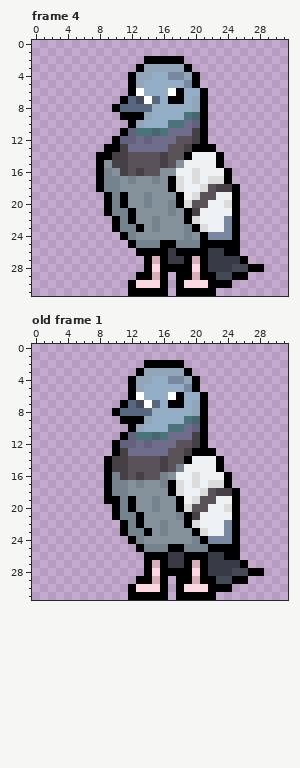
Pixel-art file: Sprite_Stuff/Aseprite Files/Pidgeon.aseprite. This is how it looked before the edit.
32x32 pixels, 11 frames. Colours within 5 levels of each other are drawn and written as one. Shown: frame 4, old frame 1. The commit also changed other frames, which this record leaves out.
Once edited:
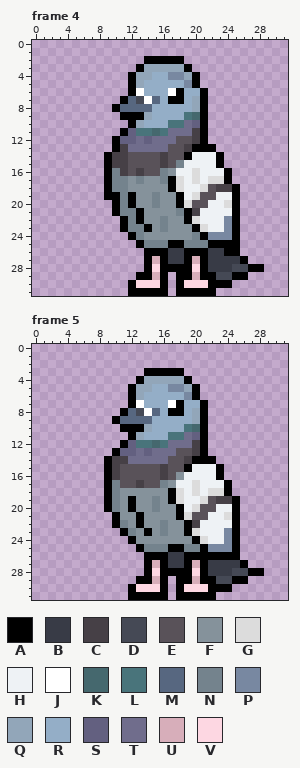
Palette (. is transparent): A #000000  B #383b46  C #464046  D #454955  E #595259  F #85929b  G #dcdcdc  H #eef2f5  J #ffffff  K #45686e  L #49747b  M #576780  N #74838d  P #7888a1  Q #92a6b9  R #94aec7  S #636080  T #706d8c  U #d7aeba  V #fdd7e2
A new or re-ordered frame is compared with the old frame closest to it.
Author's note on the commit: Pidgeon added! Along with some sprite framework updates
Changes in this commit:
frames 11 -> 49
--- frame 4, layer "Split Parts/Body"
@@ x 6..23 @@
 12 ....ASSTSTTTEECA..
-13 ...AACTTTTTEECAAA.
-14 ..AACCEEEECEEAHHHA
-15 ..AFCCEEEECEFHHHHA
-16 ..ANFCECEEFFHHGHHH
-17 ..ANNFNFFNFAGHGHGG
-18 ..ANNFFFFFFAGHHGEC
-19 ...ANAFFNFFFAHGEEH
-20 ...ANAFFNFFNAGEEHH
-21 ...ANNAFFFFNFACHHH
-22 ....ANAFFNFFFAGHHH
-23 ....ANNAFNFFFNAGHH
-24 .....ANFFFFFFNFAPP
-25 ......ANNNAANNNAAA
-26 .......AAAABAAAABB
+13 ....ACTTTTTEECAAA.
+14 ...ACCEEEECEEAHHHA
+15 ...ACCEEEECENHHHHA
+16 ...ANCECEENFHHGHHH
+17 ...ANNFNFFNAGHGHGG
+18 ...ANNFFFFFAGHHGEC
+19 ...AANAFFNFFAHGEEH
+20 ....ANAFFNFFAGEEHH
+21 ....ANNAFFFFNACHHH
+22 .....ANAFFNFFAGHHH
+23 .....ANNAFNFFFAGHH
+24 ......ANFFFFFFNAPP
+25 .......ANNNAANNNAA
+26 ........AAABBAAABB
 27 ........AUABBAUABB
--- frame 5 is new; against old frame 1, layers "Split Parts/Lwing", "Split Parts/Head", "Split Parts/Body"
@@ x 7..27 @@
  1 .....................
- 2 .......AAAAA.........
- 3 ......AQQQQQA........
- 4 .....AQQRRPPQA.......
- 5 .....AQRRRRRPA.......
- 6 .....AJRRRJARRA......
- 7 ....AMDJMRAARQA......
- 8 ...AMMMMRRRRRQA......
- 9 ....AAAQRRRRLKA......
-10 .....AQRRRLLTSA......
-11 ....ASLLKLTTTCA......
-12 ...ASSTSTTTEECA......
-13 ...ACTTTTTEECAAA.....
-14 ..ACCEEEECEEAHHHA....
-15 ..ACCEEEECENHHHHA....
-16 ..ANCECEENFHHGHHHA...
-17 ..ANNFNFFNAGHGHGGA...
-18 ..ANNFFFFFAGHHGECCA..
-19 ..AANAFFNFFAHGEEHHA..
-20 ...ANAFFNFFAGEEHHGA..
-21 ...ANNAFFFFNACHHHHA..
-22 ....ANAFFNFFAGHHHPA..
-23 ....ANNAFNFFFAGHHPA..
-24 .....ANFFFFFFNAPPPA..
-25 ......ANNNAANNNAAAA..
-26 .......AAABBAAABBAA..
+ 2 .....................
+ 3 .......AAAAA.........
+ 4 ......AQQQQQA........
+ 5 .....AQQRRPPQA.......
+ 6 .....AQRRRRRPA.......
+ 7 .....AJRRRJARRA......
+ 8 ....AMDJMRAARQA......
+ 9 ...AMMMMRRRRRQA......
+10 ....AAAQRRRRLKA......
+11 .....AQRRRLLTSA......
+12 ....ASLLKLTTTCA......
+13 ...ASSTSTTTEECA......
+14 ..ACCTTTTTEECAAA.....
+15 ..ACEEEEECEEAHHHA....
+16 ..ACEEEEECEFHHHHA....
+17 ..ANEECEENFHHGHHHA...
+18 ..ANFFFFFFAGHGHGGA...
+19 ..ANFAFFNFAGHHGECCA..
+20 ..ANFAFFNFFAHGEEHHA..
+21 ...AFFAFFFFAGEEHHGA..
+22 ...ANFAFFNFFACHHHHA..
+23 ....ANFAFNFFAGHHHPA..
+24 .....AFFFFFFFAGHHPA..
+25 ......ANNNAANNAPPPA..
+26 .......AAABBAAAAAAA..
 27 .......AUABBAUABBBBA.
Boxes around the changes in both pictures, in picture pixels (x1, y1, x2, y2):
changed: (96, 144, 208, 256)
changed: (104, 360, 240, 560)
